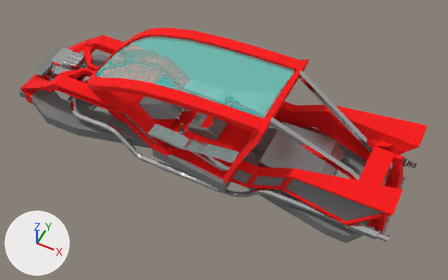
Before and after pictures for a commit that changed the OBJ model content/car2.obj.
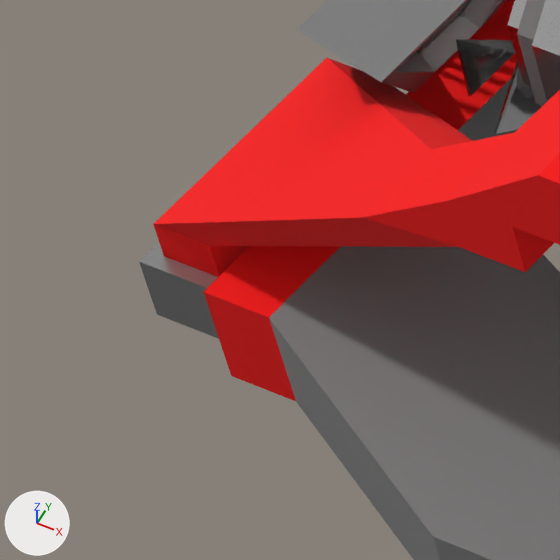
The first picture shows the older version from a 50 mm lens placed at (4.27, -7.57, 8.76), pointed at (0.6, -0.23, -0.42). The close-ups show the older and then the newer version on the part from 2% to 13% of the width and 25% to 42% of the height of that picture. Only the edits that show in the close-ups are written down. The lights are fixed; the arrows at lower left show +X, +Y and +Z. The close-ups show mesh edges as thin lines. Where no turn or scale is listed for an object, it has been applied to the vertices.

The first close-up shows 'body'.
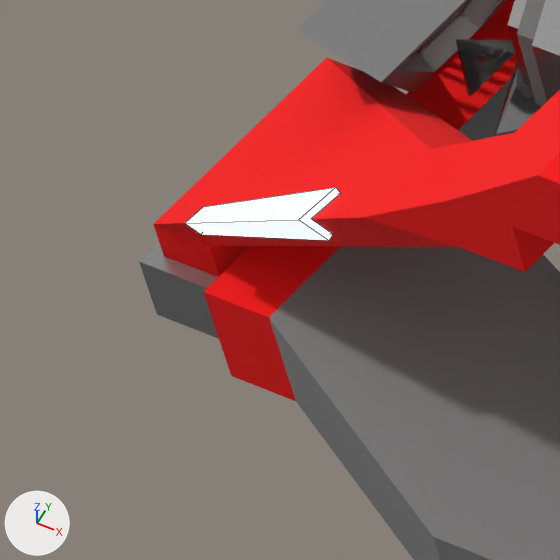
Changed parts and their boxes [x1, y1, x2, y2] in the close-ups (560 x 560 px):
'HeadlightLeft', added: after [185, 187, 340, 241]

The change, as a list of edits to the scene's bpy script:
```text
Add mat_headlight:
    mat_headlight = principled_material('headlight')
    mat_headlight.base_color = (0.12, 0.12, 0.14)  # dark grey #616169
    mat_headlight.roughness = 0.08
    mat_headlight.emission_color = (0.85, 0.92, 1.0)  # white #edf6ff
    mat_headlight.emission_strength = 1.0
Add me_headlightleft:
    me_headlightleft.from_pydata([(-3.984, -0.701, -0.518), (-3.992, -0.749, -0.523), (-3.564, -0.851, -0.247), (-3.548, -0.759, -0.237), (-3.97, -0.738, -0.553), (-3.525, -0.831, -0.3), (-3.541, -0.759, -0.248), (-3.976, -0.701, -0.53), (-3.525, -0.818, -0.295), (-3.97, -0.725, -0.549), (-3.553, -0.832, -0.256), (-3.981, -0.73, -0.533)], [], [(0, 1, 2, 3), (1, 4, 5, 2), (6, 3, 0, 7), (5, 8, 9, 4), (6, 3, 2, 5, 8, 10), (11, 9, 4, 1, 0, 7)])
    me_headlightleft.materials.append(mat_headlight)  # dark grey #616169, glowing white #edf6ff
Add ob_headlightleft:
    ob_headlightleft = bpy.data.objects.new('HeadlightLeft', me_headlightleft)
    ob_headlightleft.location = (0.0, 0.0, 0.0)
```
